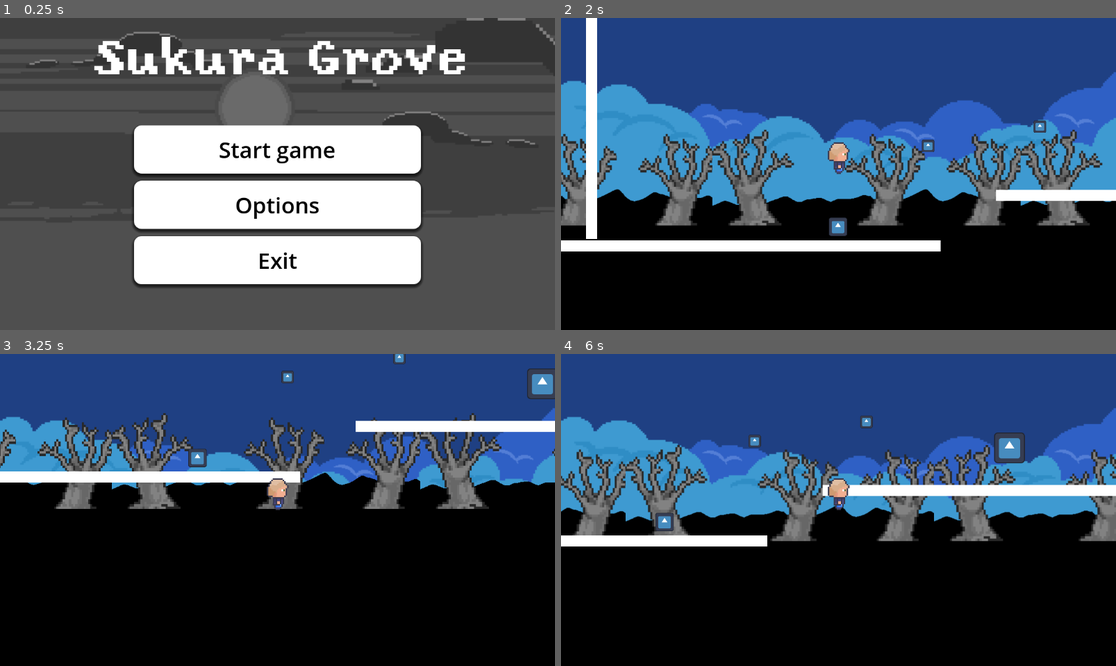
Above: before the commit, frames 1-4 (two rows, left to right).
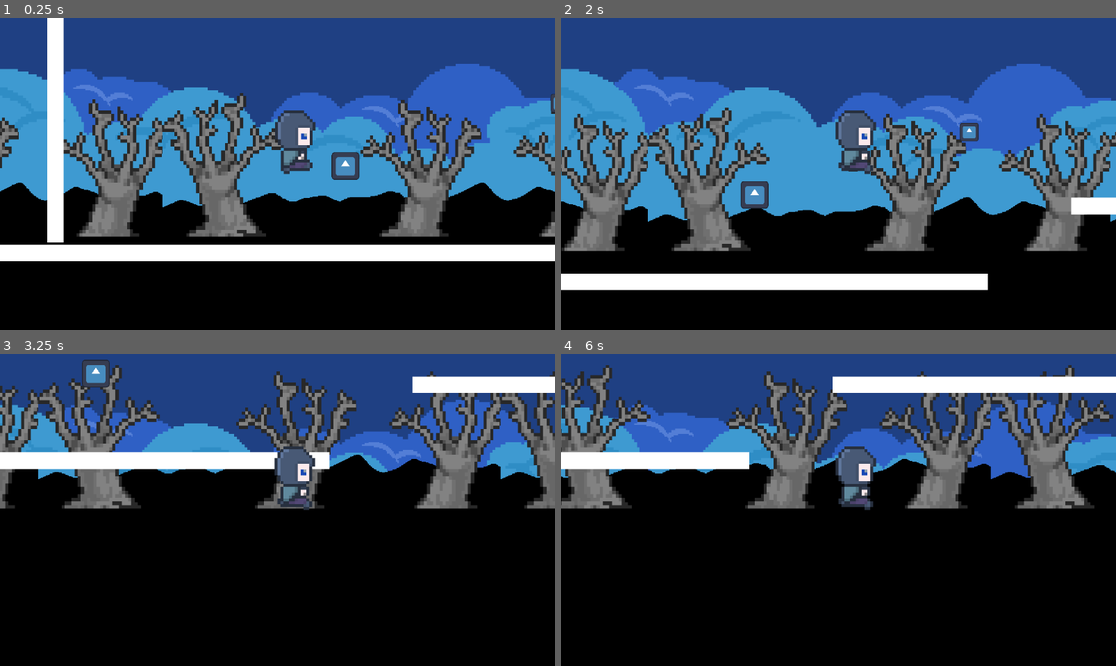
Above: after the commit, the same moments.

Repository: DeadElephant516/SakuraGrove
Game: Godot game, scene res://Scenes/TestScene/test_scene.tscn
Same seed, same stepped clock (60 frames per second), same inputs: the game is played once before the commit and once after it. Before the commit the project starts from res://Scenes/main menu/main_menu.tscn. The engine's default icon, where the game draws it, is replaced by a stand-in: a white triangle on a blue panel in a dark square.
Inputs (mouse positions are in pixels of both pictures, inside the frame that each line leads up to):
- Up to frame 1 (0.25 s): no input
- Up to frame 2 (2 s): click (838, 149) at 0.5 s, where only the run before the commit has a clickable "Start game"; move the mouse to (960, 158) at 1.27 s; hold D (right) from 1.28 s (still down); hold Right mouse button (glide) from 1.28 s (still down); tap Shift (dash) at 1.35 s; tap Space (jump) at 1.52, 1.82 s
- Up to frame 3 (3.25 s): move the mouse to (166, 525) at 2.02 s; release Right mouse button (glide) at 2.03 s; right-click (166, 525) at 2.1 s; tap Space (jump) at 2.27, 2.3, 2.57, 2.85 s; move the mouse to (333, 441) at 2.77 s; release D (right) at 2.78 s; hold A (left) from 2.78 s (still down); tap Shift (dash) at 3.05 s
- Up to frame 4 (6 s): move the mouse to (810, 572) at 3.52 s; release A (left) at 3.53 s; hold D (right) 3.53-5.03 s; tap Shift (dash) at 3.6, 5.1 s; tap Space (jump) at 3.77, 4.07, 4.52, 4.55, 4.82, 5.27, 5.57 s; right-click (810, 572) at 3.8 s; move the mouse to (1005, 556) at 4.27 s; hold Right mouse button (glide) 4.28-5.03 s; move the mouse to (672, 463) at 5.02 s; hold A (left) 5.03-5.78 s; move the mouse to (866, 510) at 5.77 s; hold D (right) from 5.78 s (still down); hold Right mouse button (glide) from 5.78 s (still down)

The runs differ from the first frame. In frame 1, 95% of the frame differs, in the area x 0-100%, y 0-100%; in frame 2, 40%; in frame 3, 28%; in frame 4, 39%.

Commit message:
Add files via upload

Diff:
--- a/Globals/PlayerData.gd
+++ b/Globals/PlayerData.gd
@@ -8,7 +8,7 @@
 var can_dash: bool = false
 var dash_speed: float = 800.0
 var dash_duration: float = 0.2
-var player_position: Vector2 = Vector2.ZERO
+
 
 
 ### Helper functions above to manipulate the player data and flags ####
--- a/Globals/SignalBus.gd
+++ b/Globals/SignalBus.gd
@@ -1,5 +1,4 @@
 extends Node
-
 
 signal unlock_ability(ability_type:String)
 #this signal gets a string as a parameter so it knows to which ability it should point
--- a/Scenes/Items/AbilityEnablerClass/ability_enabler.tscn
+++ b/Scenes/Items/AbilityEnablerClass/ability_enabler.tscn
@@ -3,8 +3,6 @@
 [ext_resource type="Script" uid="uid://cr3ovov7pjl0u" path="res://Scenes/Items/AbilityEnablerClass/ability_enabler.gd" id="1_ik3jj"]
 
 [node name="AbilityEnabler" type="Area2D"]
-collision_layer = 32
-collision_mask = 2
 script = ExtResource("1_ik3jj")
 
 [node name="Sprite2D" type="Sprite2D" parent="."]
--- a/Scenes/PlayerScene/player.gd
+++ b/Scenes/PlayerScene/player.gd
@@ -2,317 +2,132 @@
 
 class_name Player
 
-# ------------------------------------------------------------------------------
-# Player Movement Controller with Finite State Machine (FSM)
-#
-# States:
-#  - IDLE  : Standing still
-#  - WALK  : Moving horizontally
-#  - JUMP  : Initial jump or double jump
-#  - GLIDE : Slow-fall/glide after jump
-#  - DASH  : Quick burst horizontal movement
-# ------------------------------------------------------------------------------
+var speed: float
+var jump_force: float
 
-# -- Movement ------------------------------------------------------------
-# Base horizontal movement speed
-var speed: float
-# Upward impulse strength for jump
-var jump_force: float
-# Input direction: -1 (left), 0 (none), +1 (right)
+var dash_speed: float
+var dash_duration: float
+
+@export var dash_cooldown: float = 0.5
+
+
 var direction: Vector2 = Vector2.ZERO
+var jumps_made: int = 0
+var max_jumps: int = 2
+var is_gliding: bool = false
+var max_glide_time: float = PlayerData.max_glide_time
+var remaining_glide_time: float = 0.0
 
-# -- Jumping -------------------------------------------------------------
-# Tracks how many jumps have been used (for double jump)
-var jumps_made: int = 0
-# Maximum allowed jumps in air (1 = single jump, 2 = double jump)
-var max_jumps: int = 2
+var is_dashing: bool = false
+var dash_time_left: float = 0.0
+var dash_cooldown_timer: float = 0.0
 
-# -- Gliding -------------------------------------------------------------
-# Whether the player is actively gliding
-var is_gliding: bool = false
-# Total allowed glide duration (seconds)
-var max_glide_time: float = PlayerData.max_glide_time
-# Remaining glide time left
-var remaining_glide_time: float = 0.0
-# Gravity applied while gliding (slower fall)
+
+const GRAVITY: float = 900.0
 const GLIDE_GRAVITY: float = 200.0
 
-# -- Dashing -------------------------------------------------------------
-# Whether the player is currently dashing
-var is_dashing: bool = false
-# Dash speed multiplier
-var dash_speed: float
-# Duration of dash in seconds
-var dash_duration: float
-# Time left in the current dash
-var dash_time_left: float = 0.0
-# Countdown before next dash allowed
-var dash_cooldown_timer: float = 0.0
-# Configurable cooldown between dashes
-@export var dash_cooldown: float = 0.5
-
-# -- Gravity -------------------------------------------------------------
-# Normal gravity acceleration
-const GRAVITY: float = 900.0
-
-# -- Finite State Machine (FSM) ------------------------------------------
-# Define possible player states
-enum State { IDLE, WALK, JUMP, GLIDE, DASH }
-# Current active state (starts as IDLE)
-var current_state: State = State.IDLE
-
-# ------------------------------------------------------------------------------
-# Godot Lifecycle Hooks
-# ------------------------------------------------------------------------------
 
 func _ready() -> void:
-	"""
-	Called when the node is added to the scene.
-	Initializes all player-related values from PlayerData.
-	"""
 	initialize_values()
 
+
 func _physics_process(delta: float) -> void:
-	"""
-	Called each physics frame (~60 FPS).
-	Handles input, cooldowns, gravity, state updates, and movement.
-	"""
-	# 1. Read horizontal input axes
+
 	get_input()
 
-	# 2. Decrease dash cooldown timer regardless of state
-	dash_cooldown_timer = max(dash_cooldown_timer - delta, 0.0)
+	if !is_dashing:
+		apply_gravity(delta)
+		reset_jumps()
+		move()
+		handle_jump()
+		glide(delta)
 
-	# 3. Apply gravity (unless grounded, gliding, or dashing)
-	apply_gravity(delta)
+	dash(delta)
 
-	# 4. Reset jump counter when grounded
-	reset_jumps()
-
-	# 5. Update current FSM state (checks transitions & actions)
-	update_states(delta)
-
-	# 6. Move the character according to velocity
 	move_and_slide()
 
-# ------------------------------------------------------------------------------
-# FSM Core: State Switching Logic
-# ------------------------------------------------------------------------------
 
-func change_state(new_state: State) -> void:
-	"""
-	Switches FSM to 'new_state' if different from current.
-	Handles one-time entry logic (e.g. starting glide).
-	"""
-	if current_state == new_state:
-		return  # No change if already in this state
 
-	current_state = new_state
 
-	# On entering GLIDE, ensure upward velocity won't carry us up
-	if new_state == State.GLIDE:
-		if velocity.y < 0:
-			# Cancel any upward motion
-			velocity.y = 0
-		is_gliding = true
-	else:
-		# Exiting glide state
-		is_gliding = false
+func apply_gravity(delta: float) -> void:
+	if !is_on_floor() and !is_gliding:
+		velocity.y += GRAVITY * delta
 
-	print("State:", State.keys()[current_state])
-
-func update_states(delta: float) -> void:
-	"""
-	Called every _physics_process to evaluate and execute
-	behavior for the current state, and transition when needed.
-	"""
-	match current_state:
-		State.IDLE:
-			# --- IDLE State: waiting for input ---
-			if Input.is_action_just_pressed("jump") and is_on_floor():
-				jump()
-				change_state(State.JUMP)
-			elif Input.is_action_just_pressed("dash") and can_dash():
-				start_dash()
-				change_state(State.DASH)
-			elif direction.x != 0:
-				change_state(State.WALK)
-
-		State.WALK:
-			# --- WALK State: horizontal movement ---
-			move()
-			if Input.is_action_just_pressed("jump") and is_on_floor():
-				jump()
-				change_state(State.JUMP)
-			elif Input.is_action_just_pressed("dash") and can_dash():
-				start_dash()
-				change_state(State.DASH)
-			elif direction.x == 0:
-				change_state(State.IDLE)
-
-		State.JUMP:
-			# --- JUMP State: airborne, can double jump/glide/dash ---
-			move()
-			# Landing check: reset glide and go to IDLE
-			if is_on_floor():
-				remaining_glide_time = max_glide_time
-				is_gliding = false
-				change_state(State.IDLE)
-				return
-
-			# Double jump: if allowed and presses jump again
-			if PlayerData.can_double_jump and Input.is_action_just_pressed("jump") and jumps_made < max_jumps:
-				double_jump()
-				return
-
-			# Glide: if falling and holding glide key
-			if can_glide() and velocity.y > 0 and Input.is_action_pressed("glide"):
-				change_state(State.GLIDE)
-				return
-
-			# Dash: if pressing dash mid-air
-			if Input.is_action_just_pressed("dash") and can_dash():
-				start_dash()
-				change_state(State.DASH)
-				return
-
-		State.GLIDE:
-			# --- GLIDE State: slow fall and horizontal control ---
-			glide(delta)
-			# End glide when landing or out of time
-			if is_on_floor() or remaining_glide_time <= 0:
-				change_state(State.IDLE)
-
-		State.DASH:
-			# --- DASH State: burst movement, then return ---
-			dash(delta)
-			# Once dash completes, transition based on grounded
-			if not is_dashing:
-				var next = State.IDLE if is_on_floor() else State.JUMP
-				change_state(next)
-
-# ------------------------------------------------------------------------------
-# Core Movement Helpers
-# ------------------------------------------------------------------------------
 
 func get_input() -> void:
-	"""
-	Reads left/right input and sets 'direction.x'.
-	Uses InputMap actions 'left' and 'right'.
-	"""
 	direction.x = Input.get_axis("left", "right")
 
+
 func move() -> void:
-	"""
-	Applies horizontal movement based on 'speed' and 'direction'.
-	"""
 	velocity.x = speed * direction.x
 
-func apply_gravity(delta: float) -> void:
-	"""
-	Applies downward acceleration when airborne,
-	except during gliding or dashing.
-	"""
-	if not is_on_floor() and not is_gliding and not is_dashing:
-		velocity.y += GRAVITY * delta
 
 func reset_jumps() -> void:
-	"""
-	Resets jump count when player is grounded.
-	"""
 	if is_on_floor():
 		jumps_made = 0
 
-# ------------------------------------------------------------------------------
-# Jumping
-# ------------------------------------------------------------------------------
+
+func handle_jump() -> void:
+	if Input.is_action_just_pressed("jump"):
+		if PlayerData.can_double_jump:
+			double_jump()
+		else:
+			jump()
+
 
 func jump() -> void:
-	"""
-	Performs a single jump: sets vertical velocity, increments jump counter.
-	"""
-	velocity.y = jump_force
-	jumps_made += 1
+	if is_on_floor():
+		velocity.y = jump_force
+
 
 func double_jump() -> void:
-	"""
-	Performs a second jump in mid-air if allowed.
-	"""
-	velocity.y = jump_force
-	jumps_made += 1
+	if jumps_made < max_jumps:
+		velocity.y = jump_force
+		jumps_made += 1
 
-# ------------------------------------------------------------------------------
-# Gliding
-# ------------------------------------------------------------------------------
+
 
 func glide(delta: float) -> void:
-	"""
-	Handles glide physics: slow fall and horizontal control.
-	Decrements remaining glide time.
-	"""
-	# Cancel glide if grounded or disabled
-	if is_on_floor() or not PlayerData.can_glide:
+	if is_on_floor() or !PlayerData.can_glide:
 		is_gliding = false
 		remaining_glide_time = max_glide_time
-		return
+		return #RETURN EARLY IF WE ARE ALREADY GLIDING TO AVOID FURTHER CHECKS
+	#APPLY GLIDE LOGIC
 
-	# Active glide: slow-fall and half-speed horizontal
 	if Input.is_action_pressed("glide") and remaining_glide_time > 0.0 and velocity.y > 0:
 		is_gliding = true
+		#Increase velocity.y by glide gravity, but don’t let it go over 100.
 		velocity.y = min(velocity.y + GLIDE_GRAVITY * delta, 100.0)
-		velocity.x = speed * 0.5 * direction.x
+		velocity.x = speed / 2 * direction.x
 		remaining_glide_time -= delta
 	else:
 		is_gliding = false
 
-func can_glide() -> bool:
-	"""
-	Returns true if glide is unlocked, has time left, and is falling.
-	"""
-	return PlayerData.can_glide and remaining_glide_time > 0.0 and velocity.y > 0
-
-# ------------------------------------------------------------------------------
-# Dashing
-# ------------------------------------------------------------------------------
-
-func start_dash() -> void:
-	"""
-	Initiates a dash: sets dash state, timers, and horizontal velocity.
-	Cancels vertical movement.
-	"""
-	is_dashing = true
-	dash_time_left = dash_duration
-	velocity.x = dash_speed * direction.x
-	velocity.y = 0
 
 func dash(delta: float) -> void:
-	"""
-	Updates dash timer; ends dash when time runs out and starts cooldown.
-	"""
 	if is_dashing:
 		dash_time_left -= delta
 		if dash_time_left <= 0.0:
 			is_dashing = false
 			dash_cooldown_timer = dash_cooldown
+		return #RETURN EARLY IF WE ARE ALREADY DASHING TO AVOID FURTHER CHECKS
 
-func can_dash() -> bool:
-	"""
-	Returns true if dash is unlocked, cooldown is over, and player is moving.
-	"""
-	return PlayerData.can_dash and dash_cooldown_timer <= 0.0 and direction.x != 0
+	 #Subtract delta from the cooldown timer, but never let it drop below 0.0."
+	dash_cooldown_timer = max(dash_cooldown_timer - delta, 0.0)
+	#APPLY DASH LOGIC
+	if PlayerData.can_dash:
+		if Input.is_action_just_pressed("dash") and direction.x != 0 and dash_cooldown_timer <= 0.0:
+			is_dashing = true
+			dash_time_left = dash_duration
+			velocity.x = dash_speed * direction.x
+			velocity.y = 0
 
-# ------------------------------------------------------------------------------
-# Initialization
-# ------------------------------------------------------------------------------
+
+
 
 func initialize_values() -> void:
-	"""
-	Loads tunable parameters from PlayerData and sets initial timers.
-	"""
 	speed = PlayerData.speed
 	jump_force = PlayerData.jump_force
 	max_glide_time = PlayerData.max_glide_time
-	remaining_glide_time = max_glide_time
 	dash_speed = PlayerData.dash_speed
 	dash_duration = PlayerData.dash_duration
-	dash_cooldown_timer = 0.0
--- a/Scenes/PlayerScene/player.tscn
+++ b/Scenes/PlayerScene/player.tscn
@@ -1,23 +1,142 @@
-[gd_scene load_steps=4 format=3 uid="uid://buryko0xq5e0y"]
+[gd_scene load_steps=17 format=3 uid="uid://buryko0xq5e0y"]
 
 [ext_resource type="Script" uid="uid://bq3r04gb5vyhy" path="res://Scenes/PlayerScene/player.gd" id="1_44xdq"]
-[ext_resource type="Texture2D" uid="uid://7dafle6kqpbu" path="res://Art/player.png" id="2_44xdq"]
+[ext_resource type="Texture2D" uid="uid://7dafle6kqpbu" path="res://Art/PlayerArt/player.png" id="2_44xdq"]
+
+[sub_resource type="AtlasTexture" id="AtlasTexture_44xdq"]
+atlas = ExtResource("2_44xdq")
+region = Rect2(0, 210, 65, 105)
+
+[sub_resource type="AtlasTexture" id="AtlasTexture_kbykq"]
+atlas = ExtResource("2_44xdq")
+region = Rect2(65, 210, 65, 105)
+
+[sub_resource type="AtlasTexture" id="AtlasTexture_4sn58"]
+atlas = ExtResource("2_44xdq")
+region = Rect2(130, 210, 65, 105)
+
+[sub_resource type="AtlasTexture" id="AtlasTexture_xhkuf"]
+atlas = ExtResource("2_44xdq")
+region = Rect2(195, 210, 65, 105)
+
+[sub_resource type="AtlasTexture" id="AtlasTexture_iapnc"]
+atlas = ExtResource("2_44xdq")
+region = Rect2(260, 105, 65, 105)
+
+[sub_resource type="AtlasTexture" id="AtlasTexture_b6ui3"]
+atlas = ExtResource("2_44xdq")
+region = Rect2(130, 102, 65, 102)
+
+[sub_resource type="AtlasTexture" id="AtlasTexture_wixdc"]
+atlas = ExtResource("2_44xdq")
+region = Rect2(195, 102, 65, 102)
+
+[sub_resource type="AtlasTexture" id="AtlasTexture_w36b4"]
+atlas = ExtResource("2_44xdq")
+region = Rect2(260, 102, 65, 102)
+
+[sub_resource type="AtlasTexture" id="AtlasTexture_bd282"]
+atlas = ExtResource("2_44xdq")
+region = Rect2(0, 102, 65, 102)
+
+[sub_resource type="SpriteFrames" id="SpriteFrames_xmti3"]
+animations = [{
+"frames": [{
+"duration": 1.0,
+"texture": SubResource("AtlasTexture_44xdq")
+}, {
+"duration": 1.0,
+"texture": SubResource("AtlasTexture_kbykq")
+}, {
+"duration": 1.0,
+"texture": SubResource("AtlasTexture_4sn58")
+}, {
+"duration": 1.0,
+"texture": SubResource("AtlasTexture_xhkuf")
+}, {
+"duration": 1.0,
+"texture": SubResource("AtlasTexture_iapnc")
+}],
+"loop": true,
+"name": &"jump",
+"speed": 6.0
+}, {
+"frames": [{
+"duration": 1.0,
+"texture": SubResource("AtlasTexture_b6ui3")
+}, {
+"duration": 1.0,
+"texture": SubResource("AtlasTexture_wixdc")
+}, {
+"duration": 1.0,
+"texture": SubResource("AtlasTexture_w36b4")
+}, {
+"duration": 1.0,
+"texture": SubResource("AtlasTexture_bd282")
+}],
+"loop": true,
+"name": &"walk",
+"speed": 7.0
+}]
 
 [sub_resource type="RectangleShape2D" id="RectangleShape2D_kbykq"]
-size = Vector2(19, 27.75)
+size = Vector2(6.5, 11)
+
+[sub_resource type="Animation" id="Animation_kk51m"]
+resource_name = "walk"
+tracks/0/type = "value"
+tracks/0/imported = false
+tracks/0/enabled = true
+tracks/0/path = NodePath(".:position")
+tracks/0/interp = 1
+tracks/0/loop_wrap = true
+tracks/0/keys = {
+"times": PackedFloat32Array(0),
+"transitions": PackedFloat32Array(1),
+"update": 0,
+"values": [Vector2(0, 0)]
+}
+
+[sub_resource type="Animation" id="Animation_7ipiw"]
+length = 0.001
+tracks/0/type = "value"
+tracks/0/imported = false
+tracks/0/enabled = true
+tracks/0/path = NodePath(".:position")
+tracks/0/interp = 1
+tracks/0/loop_wrap = true
+tracks/0/keys = {
+"times": PackedFloat32Array(0),
+"transitions": PackedFloat32Array(1),
+"update": 0,
+"values": [Vector2(0, 0)]
+}
+
+[sub_resource type="AnimationLibrary" id="AnimationLibrary_qm7pw"]
+_data = {
+&"RESET": SubResource("Animation_7ipiw"),
+&"walk": SubResource("Animation_kk51m")
+}
 
 [node name="Player" type="CharacterBody2D"]
 script = ExtResource("1_44xdq")
 
-[node name="Sprite2D" type="Sprite2D" parent="."]
-position = Vector2(-23, -69)
-texture = ExtResource("2_44xdq")
+[node name="Sprite2D" type="AnimatedSprite2D" parent="."]
+position = Vector2(-4, -98)
+sprite_frames = SubResource("SpriteFrames_xmti3")
+animation = &"jump"
+autoplay = "walk"
+frame_progress = 0.127565
 centered = false
-hframes = 10
-vframes = 7
 
 [node name="CollisionShape2D" type="CollisionShape2D" parent="."]
-position = Vector2(1.5, -15.125)
+position = Vector2(0, -6.5)
 shape = SubResource("RectangleShape2D_kbykq")
 
 [node name="Camera2D" type="Camera2D" parent="."]
+zoom = Vector2(1.5, 1.5)
+
+[node name="AnimationPlayer" type="AnimationPlayer" parent="."]
+libraries = {
+&"": SubResource("AnimationLibrary_qm7pw")
+}
--- a/Scenes/TestScene/test_scene.tscn
+++ b/Scenes/TestScene/test_scene.tscn
@@ -1,11 +1,10 @@
-[gd_scene load_steps=10 format=3 uid="uid://dnkqfo23ver34"]
+[gd_scene load_steps=9 format=3 uid="uid://dnkqfo23ver34"]
 
 [ext_resource type="PackedScene" uid="uid://buryko0xq5e0y" path="res://Scenes/PlayerScene/player.tscn" id="1_fyvjo"]
 [ext_resource type="PackedScene" uid="uid://cx58a6qn3br1e" path="res://Scenes/Items/AbilityEnablerClass/DoubleJump/double_jump_enabler.tscn" id="3_boajs"]
 [ext_resource type="PackedScene" uid="uid://7i25hp3jvd1q" path="res://Scenes/Items/AbilityEnablerClass/GlideEnabler/glide_enabler.tscn" id="4_egy0e"]
 [ext_resource type="PackedScene" uid="uid://dqpwfo1vqtpo2" path="res://Scenes/ParallaxScenes/parallax.tscn" id="4_w5fok"]
 [ext_resource type="PackedScene" uid="uid://cqwwwbjv6ydvg" path="res://Scenes/Items/AbilityEnablerClass/DashEnabler/dash_enabler.tscn" id="5_egy0e"]
-[ext_resource type="PackedScene" uid="uid://01f041uva6wc" path="res://Scenes/Enemies/dummy_enemy.tscn" id="6_wm1xt"]
 
 [sub_resource type="CanvasTexture" id="CanvasTexture_1m2j8"]
 
@@ -101,23 +100,10 @@
 [node name="Items" type="Node2D" parent="."]
 
 [node name="DoubleJumpEn" parent="Items" instance=ExtResource("3_boajs")]
-position = Vector2(326, 734)
-collision_layer = 1
-collision_mask = 1
+position = Vector2(216, 653)
 
 [node name="GlideEnabler" parent="Items" instance=ExtResource("4_egy0e")]
 position = Vector2(513, 566)
-collision_layer = 1
-collision_mask = 1
 
 [node name="DashEnabler" parent="Items" instance=ExtResource("5_egy0e")]
 position = Vector2(745, 526)
-collision_layer = 1
-collision_mask = 1
-
-[node name="Enemies" type="Node2D" parent="."]
-
-[node name="DummyEnemy" parent="Enemies" instance=ExtResource("6_wm1xt")]
-position = Vector2(1042, 580)
-collision_layer = 1
-collision_mask = 1
--- a/project.godot
+++ b/project.godot
@@ -11,7 +11,7 @@
 [application]
 
 config/name="TheGrove"
-run/main_scene="uid://cayxd5t7ornxe"
+run/main_scene="uid://dnkqfo23ver34"
 config/features=PackedStringArray("4.4", "GL Compatibility")
 config/icon="res://icon.svg"
 
@@ -19,10 +19,6 @@
 
 SignalBus="*res://Globals/SignalBus.gd"
 PlayerData="*res://Globals/PlayerData.gd"
-
-[dotnet]
-
-project/assembly_name="TheGrove"
 
 [input]
 
@@ -53,16 +49,8 @@
 ]
 }
 
-[layer_names]
-
-2d_physics/layer_1="Terrain"
-2d_physics/layer_2="Player Physics"
-2d_physics/layer_3="Player Hitbox"
-2d_physics/layer_4="Enemy Physics"
-2d_physics/layer_5="Enemy Hitbox"
-2d_physics/layer_6="ItemLayer"
-
 [rendering]
 
+textures/canvas_textures/default_texture_filter=0
 renderer/rendering_method="gl_compatibility"
 renderer/rendering_method.mobile="gl_compatibility"
Binary file added: Art/PlayerArt/idle.png
Not shown, added: Art/PlayerArt/idle.png.import
Binary file added: Art/PlayerArt/player.png
Not shown, added: Art/PlayerArt/player.png.import
